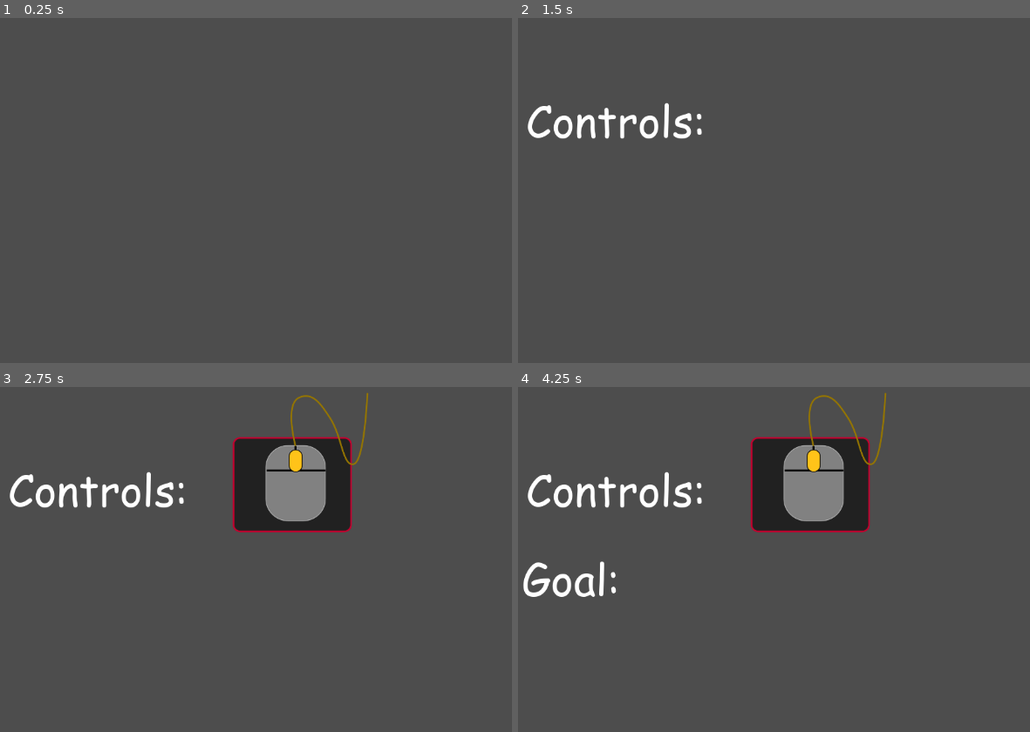
Above: before the commit, frames 1-4 (two rows, left to right).
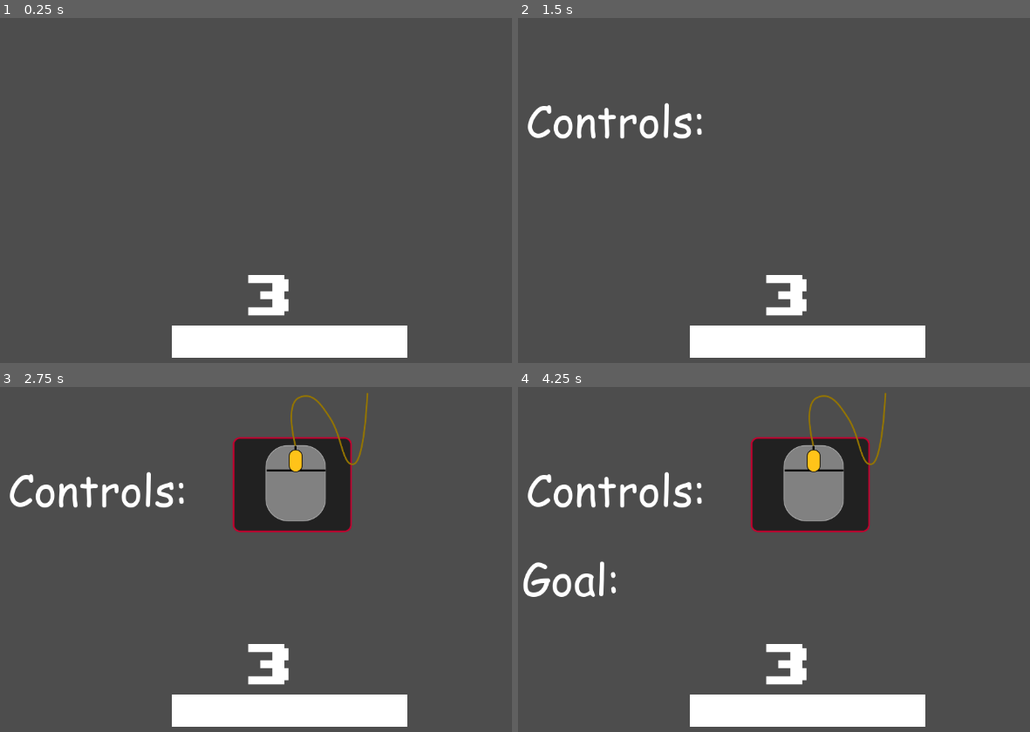
Above: after the commit, the same moments.

Repository: CarlJMcGee/jack-and-nic-very-cool-game-studio
Game: Godot game, scene res://NielBreenZapsTerrorists/Leadin/Leadin.tscn
Same seed, same stepped clock (60 frames per second), same inputs: the game is played once before the commit and once after it. This scene is started directly instead of the project's main scene.
Inputs (mouse positions are in pixels of both pictures, inside the frame that each line leads up to):
- Up to frame 1 (0.25 s): no input
- Up to frame 2 (1.5 s): tap Enter at 0.5 s; move the mouse to (886, 190) at 0.52 s; hold Right (move_right) 0.53-1.25 s; click (886, 190) at 0.67 s; drag from (594, 231) to (702, 290) at 1.27 s
- Up to frame 3 (2.75 s): tap Space at 2 s; move the mouse to (286, 493) at 2.02 s; hold Right (move_right) from 2.03 s (still down)
- Up to frame 4 (4.25 s): release Right (move_right) at 2.75 s; tap Enter at 2.75 s; drag from (702, 659) to (523, 521) at 2.77 s; tap Space at 3.5 s; move the mouse to (942, 638) at 3.52 s; hold Left (move_left) from 3.53 s (still down)

The runs differ from the first frame. In frame 1, 4.9% of the frame differs, in the area x 33-80%, y 74-99%; in frame 2, 4.9%; in frame 3, 4.9%; in frame 4, 4.9%.

Commit message:
Made time bar actual size

Diff:
--- a/Shit Screen The Game/NielBreenZapsTerrorists/Leadin/Leadin.tscn
+++ b/Shit Screen The Game/NielBreenZapsTerrorists/Leadin/Leadin.tscn
@@ -1,9 +1,10 @@
-[gd_scene load_steps=5 format=3 uid="uid://fj727qn1nwg0"]
+[gd_scene load_steps=6 format=3 uid="uid://fj727qn1nwg0"]
 
 [ext_resource type="FontFile" uid="uid://dhgwl83pio1in" path="res://NielBreenZapsTerrorists/Art/comic-sans-ms/COMIC.TTF" id="1_d14fj"]
 [ext_resource type="Script" path="res://NielBreenZapsTerrorists/Leadin/Leadin.gd" id="1_dxb6i"]
 [ext_resource type="FontFile" uid="uid://bwipydhm1kdhh" path="res://NielBreenZapsTerrorists/Art/8-BIT WONDER.TTF" id="2_2js4d"]
 [ext_resource type="Texture2D" uid="uid://c8xmcpxpv7cby" path="res://NielBreenZapsTerrorists/Art/mouse.svg" id="3_qpf5h"]
+[ext_resource type="Texture2D" uid="uid://djsjdcb0p881o" path="res://NielBreenZapsTerrorists/Art/PureWhiteTexture.png" id="5_vgyop"]
 
 [node name="Control" type="Control"]
 layout_mode = 3
@@ -63,7 +64,6 @@
 text = "Get ready:"
 
 [node name="countdowntext" type="RichTextLabel" parent="."]
-visible = false
 layout_mode = 0
 offset_left = 629.0
 offset_top = 408.0
@@ -89,4 +89,15 @@
 
 [node name="countdown" type="Timer" parent="."]
 
+[node name="TextureProgressBar" type="TextureProgressBar" parent="."]
+layout_mode = 0
+offset_left = 503.0
+offset_top = 505.0
+offset_right = 892.0
+offset_bottom = 558.0
+max_value = 3.0
+value = 3.0
+nine_patch_stretch = true
+texture_progress = ExtResource("5_vgyop")
+
 [connection signal="timeout" from="Timer" to="." method="_on_timer_timeout"]
